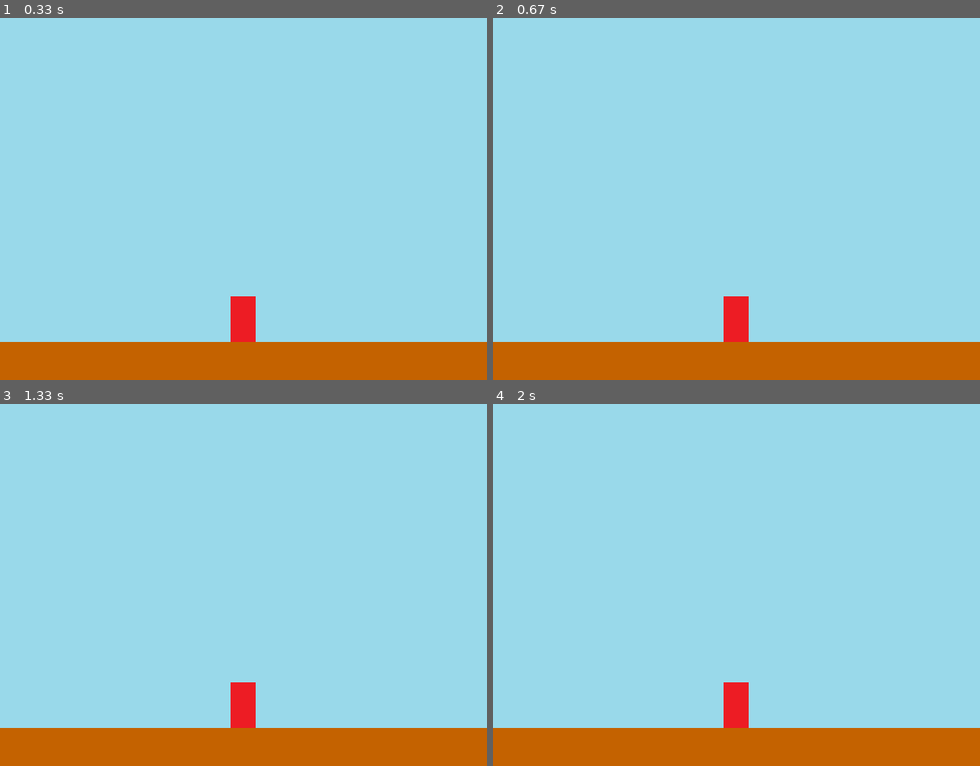
Above: before the commit, frames 1-4 (two rows, left to right).
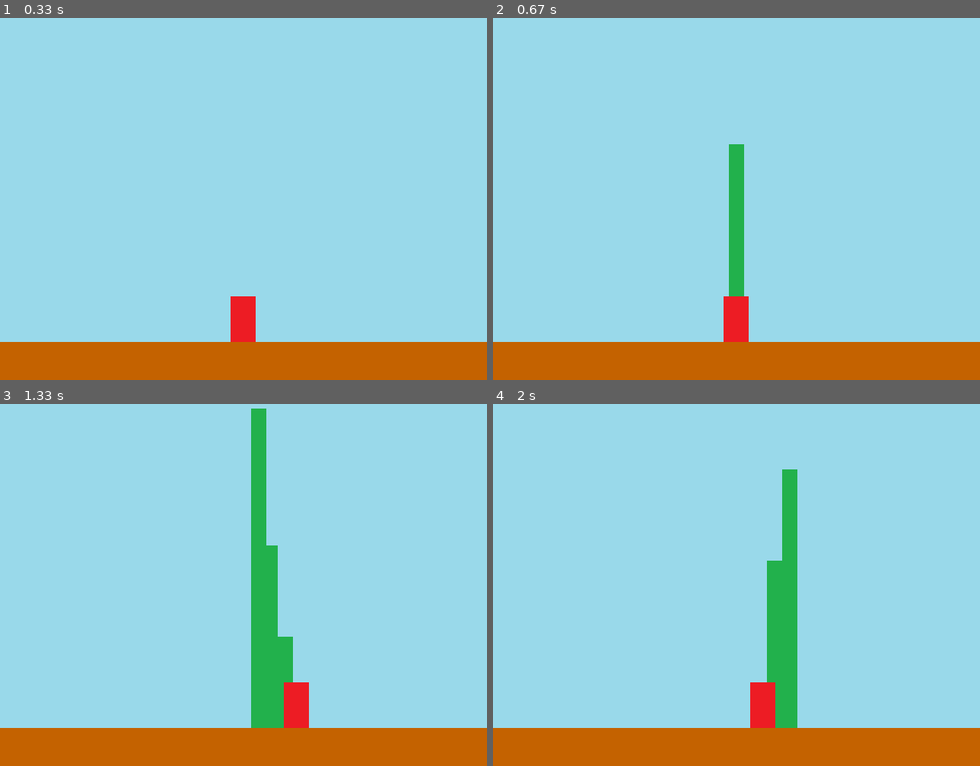
Above: after the commit, the same moments.

Repository: suecream/Basic-Arcade-Game
Game: pygame game, started from pygame_project1/Arcade_Pang_Game.py
The game is run twice, just before and just after one commit, with the same random seed, the same clock (stepped at 60 frames per second) and the same inputs.
Inputs:
- Up to frame 1 (0.33 s): no input
- Up to frame 2 (0.67 s): tap Space at 0.33 s
- Up to frame 3 (1.33 s): hold Right 0.67-1.13 s; tap Space at 0.73, 1.03, 1.23 s; hold Right from 1.17 s (still down)
- Up to frame 4 (2 s): tap Space at 1.53, 1.73 s; release Right at 1.63 s; hold Left from 1.67 s (still down)

Frame 1 is identical in both runs. In frame 2, 1.3% of the frame differs, in the area x 48-52%, y 34-77%; in frame 3, 5.7%, in the area x 47-64%, y 1-90%; in frame 4, 4.8%.

Commit message:
event & weapon set

Diff:
--- a/pygame_project1/Arcade_Pang_Game.py
+++ b/pygame_project1/Arcade_Pang_Game.py
@@ -33,6 +33,15 @@
 character_x_pos = (screen_width/2) - (character_width/2)
 character_y_pos = (screen_height)-(character_height)-(stage_height)
 
+character_to_x = 0
+character_speed = 5
+
+weapon = pygame.image.load(os.path.join(image_path, "weapon.png"))
+weapon_size = weapon.get_rect().size
+weapon_width = weapon_size[0]
+
+weapons = [] # 한번에 여러발 가능
+weapon_speed = 10
 
 
 running = True
@@ -43,10 +52,43 @@
         if event.type == pygame.QUIT:
             running = False
 
+        if event.type == pygame.KEYDOWN:
+            if event.key == pygame.K_LEFT:
+                character_to_x -= character_speed
+            elif event.key == pygame.K_RIGHT:
+                character_to_x += character_speed
+            elif event.key == pygame.K_SPACE:
+                weapon_x_pos = character_x_pos + (character_width / 2) - (weapon_width / 2)
+                weapon_y_pos = character_y_pos
+                weapons.append([weapon_x_pos,weapon_y_pos])
+
+        if event.type == pygame.KEYUP:
+            if event.key == pygame.K_LEFT or pygame.K_RIGHT:
+                character_to_x = 0
+
+    character_x_pos += character_to_x
+
+    if character_x_pos < 0:
+        character_x_pos = 0
+    elif character_x_pos > screen_width - character_width:
+        character_x_pos = screen_width - character_width
+
+    # weapon position
+    # w[0] : x좌표 , w[1] : y좌표
+    weapons = [[w[0],w[1] - weapon_speed] for w in weapons]
+    # 천장에 닿은 weapon 처리
+    weapons = [[w[0],w[1]] for w in weapons if w[1] > 0]
 
     screen.blit(background, (0,0))
+
+    for weapon_x_pos, weapon_y_pos in weapons:
+        screen.blit(weapon,(weapon_x_pos,weapon_y_pos))
+
     screen.blit(stage,(0,screen_height-stage_height))
     screen.blit(character,(character_x_pos,character_y_pos))
+
+
+
     pygame.display.update()
 
 pygame.quit()
